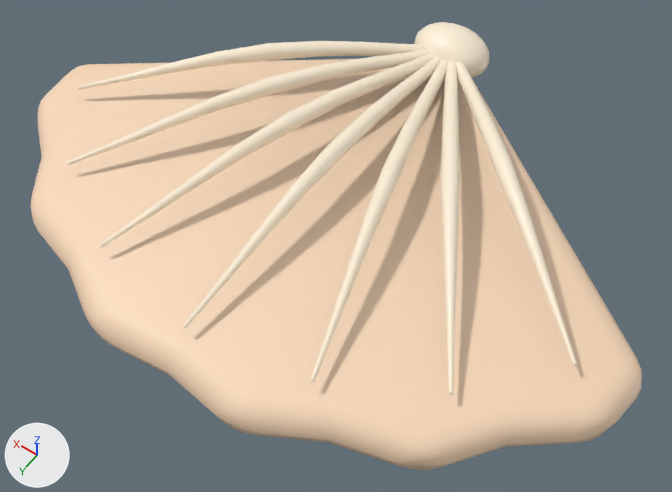
The glTF model assets/models/shell.glb as it was, and as the next commit left it.
Both versions are drawn from a 50 mm camera at (-1.79, 2.48, 3.63) aimed at (-0.16, 0.2, 0.04). The axes (+X, +Y, +Z) are drawn at lower left. The lights are the same throughout. The first picture is the older version. Where no turn or scale is listed for an object, it has been applied to the vertices.

Names of what the first picture shows: 'shell_shell_peach', 'shell_shell_ribs'.
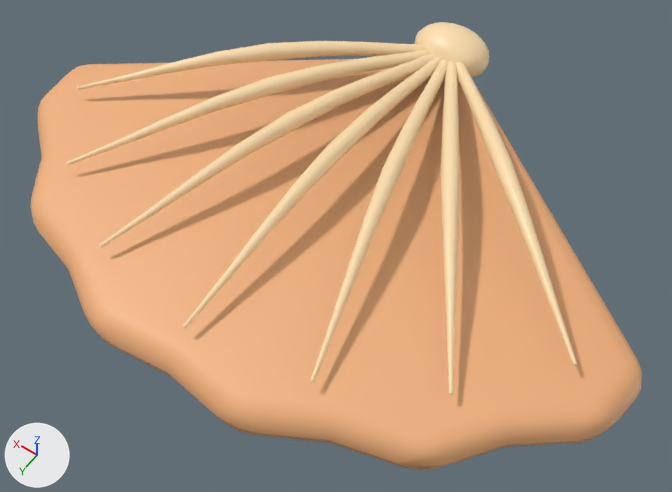
What differs and where, as boxes [x1, y1, x2, y2] in the pictures (672 x 492 px):
'shell_shell_peach', recoloured: [30, 59, 642, 470] in both
'shell_shell_ribs', recoloured: [67, 22, 577, 395] in both

The edits, one by one:
Material 'Shell peach' (mat_shell_peach) changes colour from beige #f9daba to beige #f2b27d; in linear values from (0.949, 0.698, 0.49) to (0.888, 0.445, 0.205).
Material 'Shell ribs' (mat_shell_ribs) changes colour from pale yellow #fff1d8 to beige #ffe0b0; in linear values from (1.0, 0.878, 0.69) to (1.0, 0.745, 0.434).
